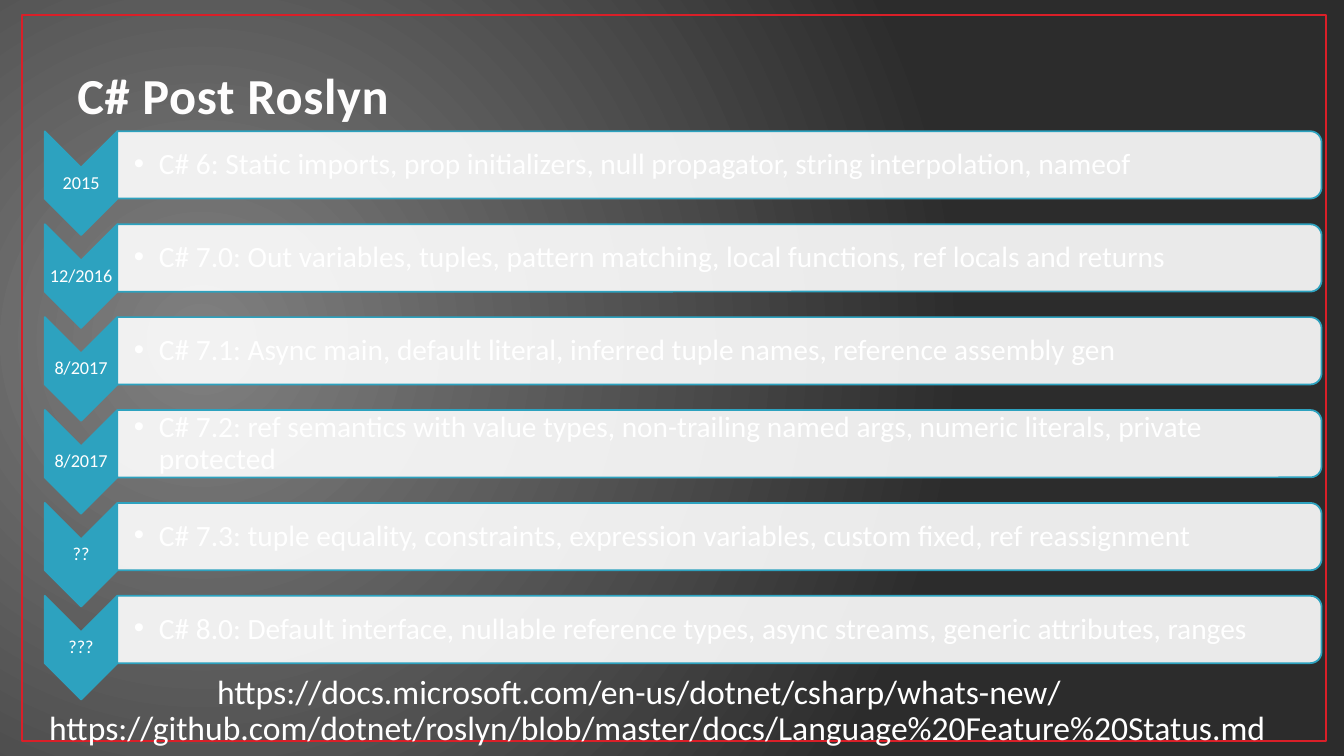
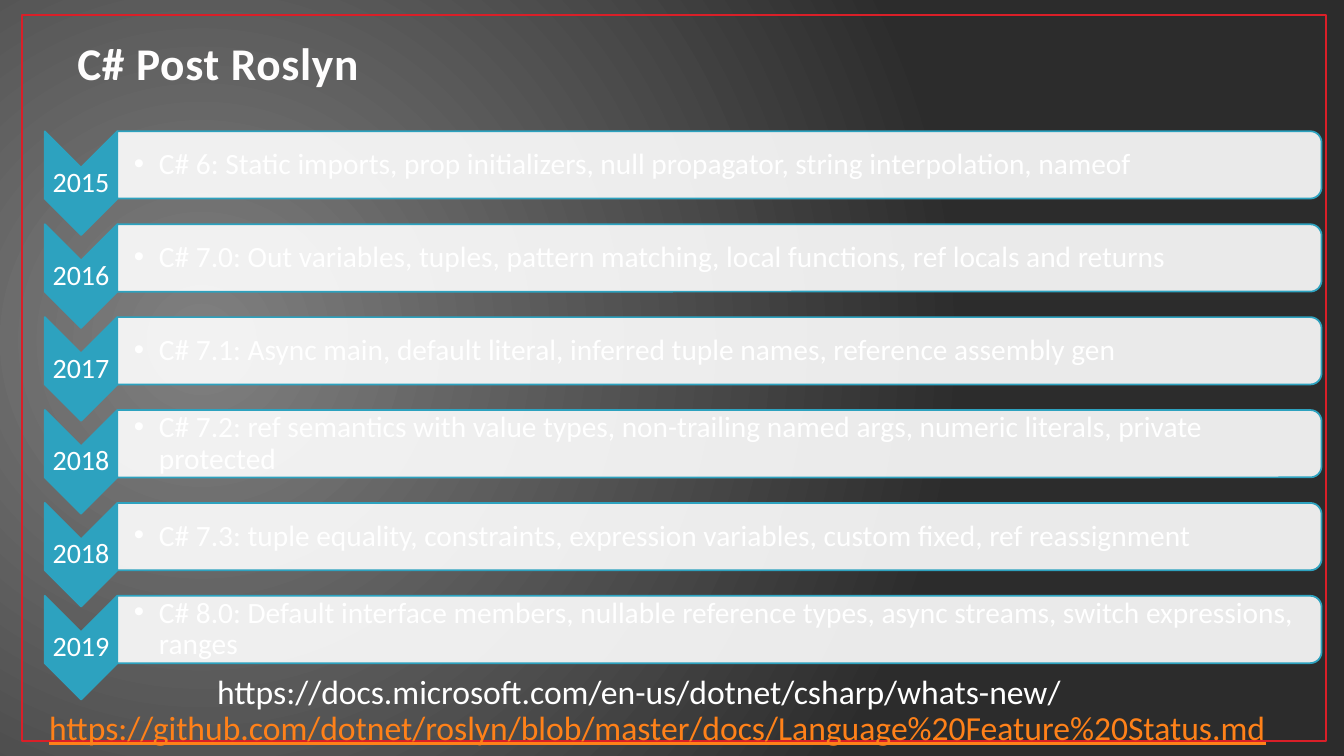
Before and after one commit to jwooley/RoslynAndYou, a slide deck: slide 7 of RoslynAndYou.pptx (slide 6 before the commit). Drawn at 1344x756 pixels with LibreOffice and Linux fonts; fonts in the diff are those of the drawing. Boxes give left, top, right and bottom in pixels: in the first picture for what was removed or moved away, otherwise in the second. Text is boxed around its words. In the diff, an @@ line names an element or a change of style, - is before the commit and + after.

Commit message:
minor tweaks to slides

```diff
--- a/RoslynAndYou.pptx
+++ b/RoslynAndYou.pptx
@@ title "C# Post Roslyn" at bbox=[77, 48, 359, 87]: size 36 to 32.4 pt @@
@@ text "2015" at bbox=[53, 174, 110, 192]: size 13 to 20 pt; more space between paragraphs @@
@@ text at bbox=[53, 266, 110, 285]: text changed; size 13 to 20 pt @@
-12/2016
+2016
@@ text at bbox=[53, 360, 110, 378]: text changed; size 13 to 20 pt @@
-8/2017
+2017
@@ text at bbox=[53, 451, 110, 470]: text changed; size 13 to 20 pt @@
-8/2017
+2018
@@ text removed at bbox=[44, 539, 117, 571] @@
-??
@@ text added at bbox=[53, 544, 110, 563], 20 pt, text #FFFFFF @@
+2018
@@ text added at bbox=[159, 595, 1292, 663], 21 pt, text #FFFFFF @@
+  • C# 8.0: Default interface members, nullable reference types, async streams, switch expressions, ranges
@@ text removed at bbox=[44, 632, 117, 663] @@
-???
@@ text added at bbox=[53, 638, 110, 656], 20 pt, text #FFFFFF @@
+2019
@@ text "https://github.com/dotnet/roslyn/blob/master/docs/Language%2 ..." at bbox=[49, 712, 1265, 746]: text colour #FFFFFF to #FF8119, underline on @@
```
Also in this commit, not shown: 8 other slides changed, 3 slides added, 1 slide removed.
